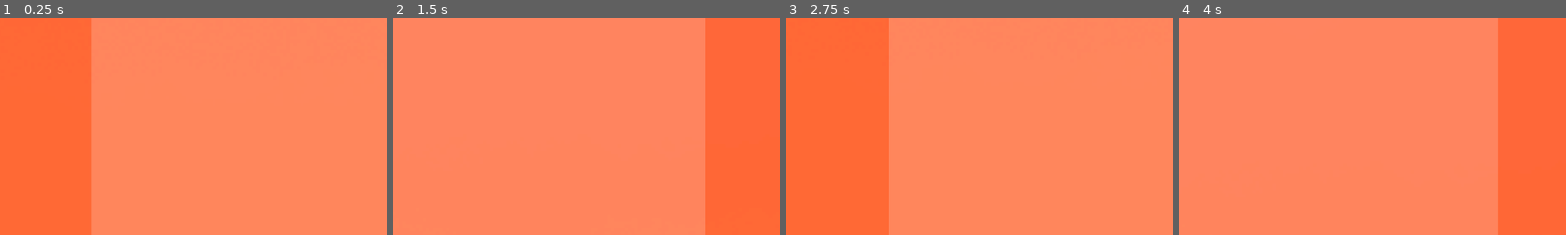
Above: before the commit, frames 1-4 (left to right).
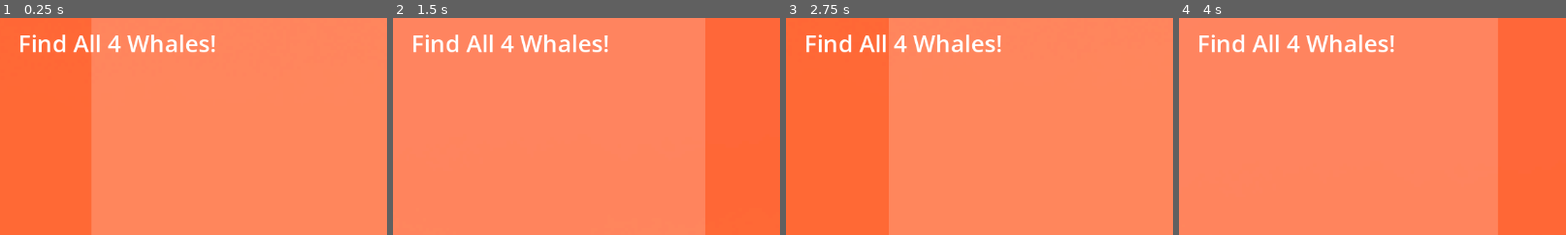
Above: after the commit, the same moments.

Repository: kevwu27/Tritonware-Game
Game: Godot game, scene res://game_level.tscn
Same seed, same stepped clock (60 frames per second), same inputs: the game is played once before the commit and once after it.
Inputs:
- Up to frame 1 (0.25 s): no input
- Up to frame 2 (1.5 s): hold D (right) from 0.53 s (still down); tap Space (jump) at 0.77 s
- Up to frame 3 (2.75 s): tap Space (jump) at 1.52 s; release D (right) at 2.03 s; hold A (left) from 2.03 s (still down)
- Up to frame 4 (4 s): release A (left) at 2.78 s; hold D (right) from 2.78 s (still down); tap Space (jump) at 3.02, 3.77 s
The pictures show only the part of the screen within x 0-50%, y 0-50%; the shares and areas given below are measured in that part.

The runs differ from the first frame. In frame 1, 1.7% of the frame differs, in the area x 5-56%, y 7-17%; in frame 2, 1.7%; in frame 3, 1.7%; in frame 4, 1.7%.

Commit message:
put text on screen!

Diff:
--- a/CharacterBody2D.gd
+++ b/CharacterBody2D.gd
@@ -12,6 +12,8 @@
 var gravity = ProjectSettings.get_setting("physics/2d/default_gravity")
 var animation_locked : bool = false
 var direction : Vector2 = Vector2.ZERO
+
+static var score = 0
 
 func _physics_process(delta):
 	# Add the gravity.
--- /dev/null
+++ b/game_level.gd
@@ -0,0 +1,11 @@
+extends Node2D
+
+var score = 0
+
+@onready var scoreLabel = get_node("CanvasLayer/RichTextLabel")
+
+func _on_whale_collected():
+	score = score + 1
+	scoreLabel.clear()
+	var scoreText = "Whales: " + str(score)
+	scoreLabel.add_text(scoreText)
--- a/game_level.tscn
+++ b/game_level.tscn
@@ -1,5 +1,6 @@
-[gd_scene load_steps=5 format=3 uid="uid://bxudj3xvbf3s8"]
-
+[gd_scene load_steps=6 format=3 uid="uid://bxudj3xvbf3s8"]
+
+[ext_resource type="Script" path="res://game_level.gd" id="1_2dhx1"]
 [ext_resource type="PackedScene" uid="uid://dq13ghpcd1r0o" path="res://player.tscn" id="1_xuald"]
 [ext_resource type="PackedScene" uid="uid://80gmlgnh8t6t" path="res://spikes.tscn" id="2_1bcv0"]
 [ext_resource type="PackedScene" uid="uid://dlwwq7r5ndbgg" path="res://City Level/level_designing.tscn" id="3_d45dw"]
@@ -7,6 +8,7 @@
 
 [node name="GameLevel" type="Node2D"]
 position = Vector2(-63, 102)
+script = ExtResource("1_2dhx1")
 
 [node name="Level Designing" parent="." instance=ExtResource("3_d45dw")]
 position = Vector2(11, -35)
@@ -604,3 +606,20 @@
 
 [node name="Whale4" parent="." instance=ExtResource("4_f83m6")]
 position = Vector2(407, 618)
+
+[node name="CanvasLayer" type="CanvasLayer" parent="."]
+
+[node name="RichTextLabel" type="RichTextLabel" parent="CanvasLayer"]
+anchors_preset = -1
+anchor_right = 0.609
+anchor_bottom = 0.564
+offset_left = 27.0
+offset_top = 13.0
+offset_right = -379.568
+offset_bottom = -303.472
+theme_override_font_sizes/normal_font_size = 35
+text = "Find All 4 Whales!"
+fit_content = true
+autowrap_mode = 0
+
+[connection signal="collected" from="Whale" to="." method="_on_whale_collected"]
--- a/whale.gd
+++ b/whale.gd
@@ -1,8 +1,9 @@
 extends Area2D
 
-var score = 0
+
+signal collected
 
 func _on_body_entered(body):
 	if(body.name == "Player"):
+		emit_signal("collected")
 		queue_free()
-		score += 1
